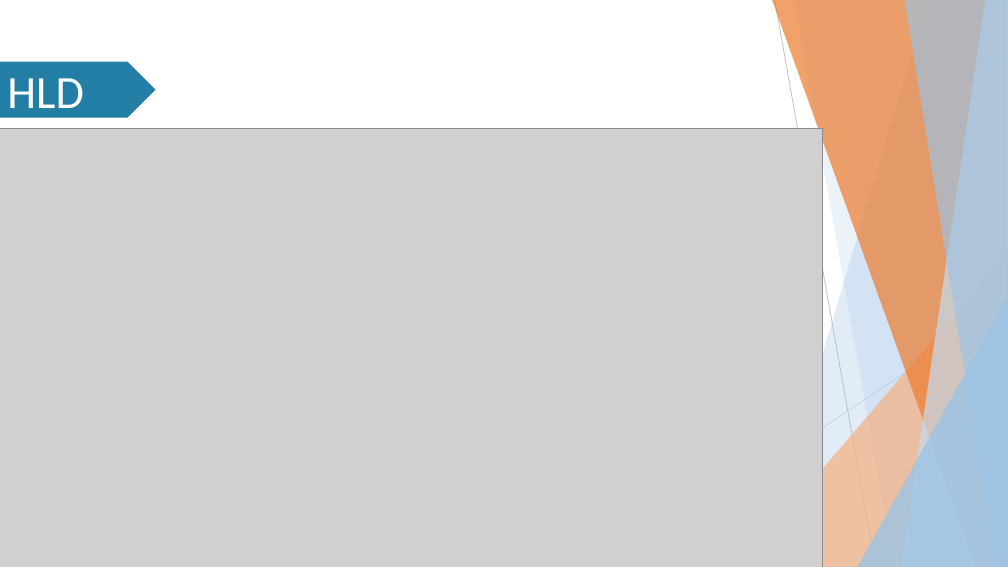
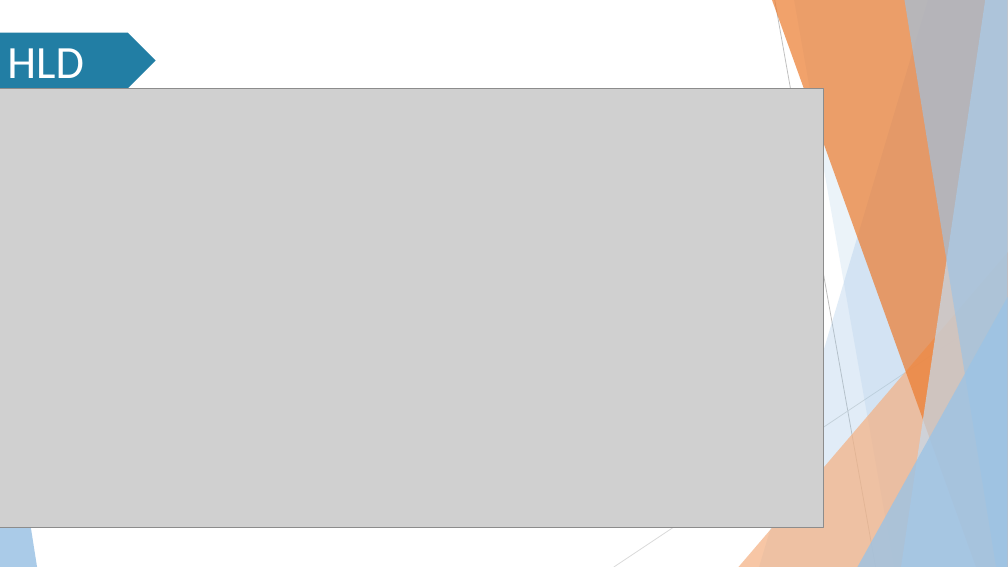
Before and after one commit to Stefany-hub/Projeto2.0, a slide deck: slide 10 of apresentação/MIT PPT (Projeto 2.0).pptx. Drawn at 1008x567 pixels with LibreOffice and Linux fonts; fonts in the diff are those of the drawing; grey boxes stand for pictures; background and template pictures are left out. Boxes give left, top, right and bottom in pixels: in the first picture for what was removed or moved away, otherwise in the second. Text is boxed around its words. In the diff, an @@ line names an element or a change of style, - is before the commit and + after.

Commit message:
att ppt

```diff
--- a/apresentação/MIT PPT (Projeto 2.0).pptx
+++ b/apresentação/MIT PPT (Projeto 2.0).pptx
@@ pentagon arrow "HLD": place and size @@
-pentagon arrow "HLD" at bbox=[0, 62, 156, 118]
+pentagon arrow "HLD" at bbox=[0, 33, 156, 88]
@@ picture: place and size @@
-picture at bbox=[0, 129, 823, 567]
+picture at bbox=[0, 88, 824, 527]
```
Also in this commit, not shown: 1 other slide changed, 1 slide added, 1 slide removed.
